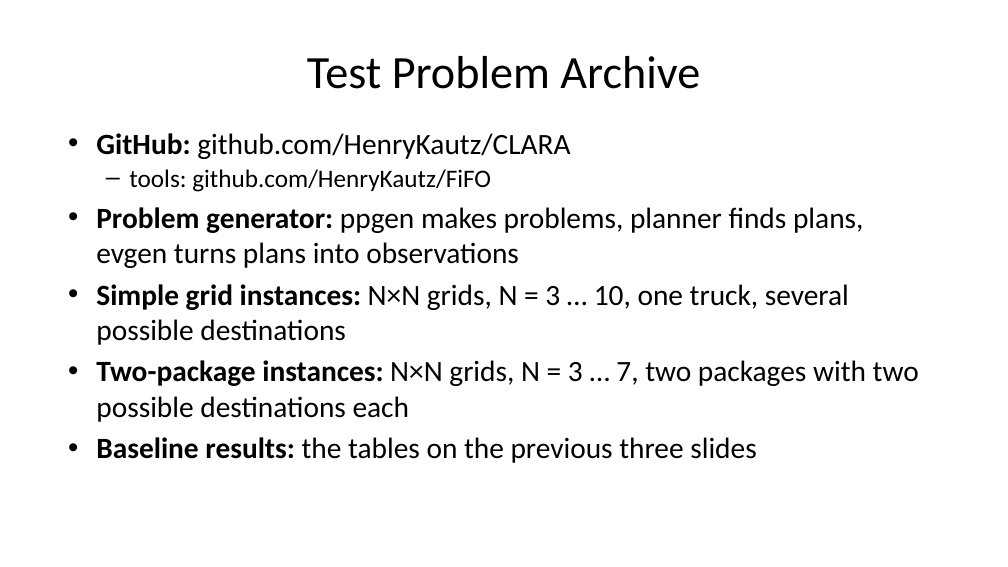
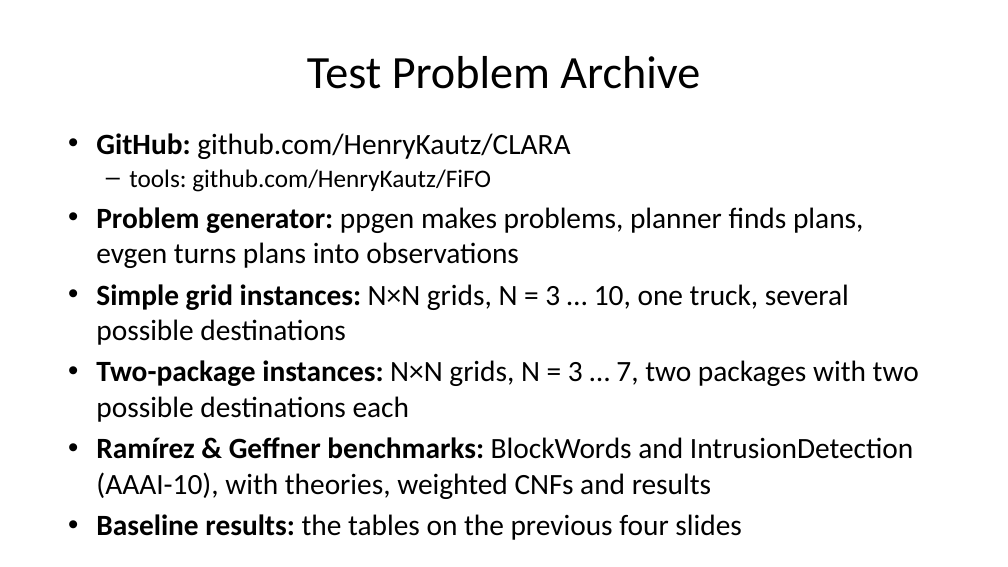
Before and after one commit to HenryKautz/CLARA-slides, a slide deck: slide 13 of CLARA-slides.pptx (slide 12 before the commit). Drawn at 1008x567 pixels with LibreOffice and Linux fonts; fonts in the diff are those of the drawing. Boxes give left, top, right and bottom in pixels: in the first picture for what was removed or moved away, otherwise in the second. Text is boxed around its words. In the diff, an @@ line names an element or a change of style, - is before the commit and + after.

```diff
--- a/CLARA-slides.pptx
+++ b/CLARA-slides.pptx
@@ text at box(96, 437, 913, 540): text changed @@
-• Baseline results: the tables on the previous three slides
+• Ramírez & Geffner benchmarks: BlockWords and IntrusionDetection (AAAI-10), with theories, weighted CNFs and results
+• Baseline results: the tables on the previous four slides
```
Also in this commit, not shown: 1 slide added, 2 other files.
